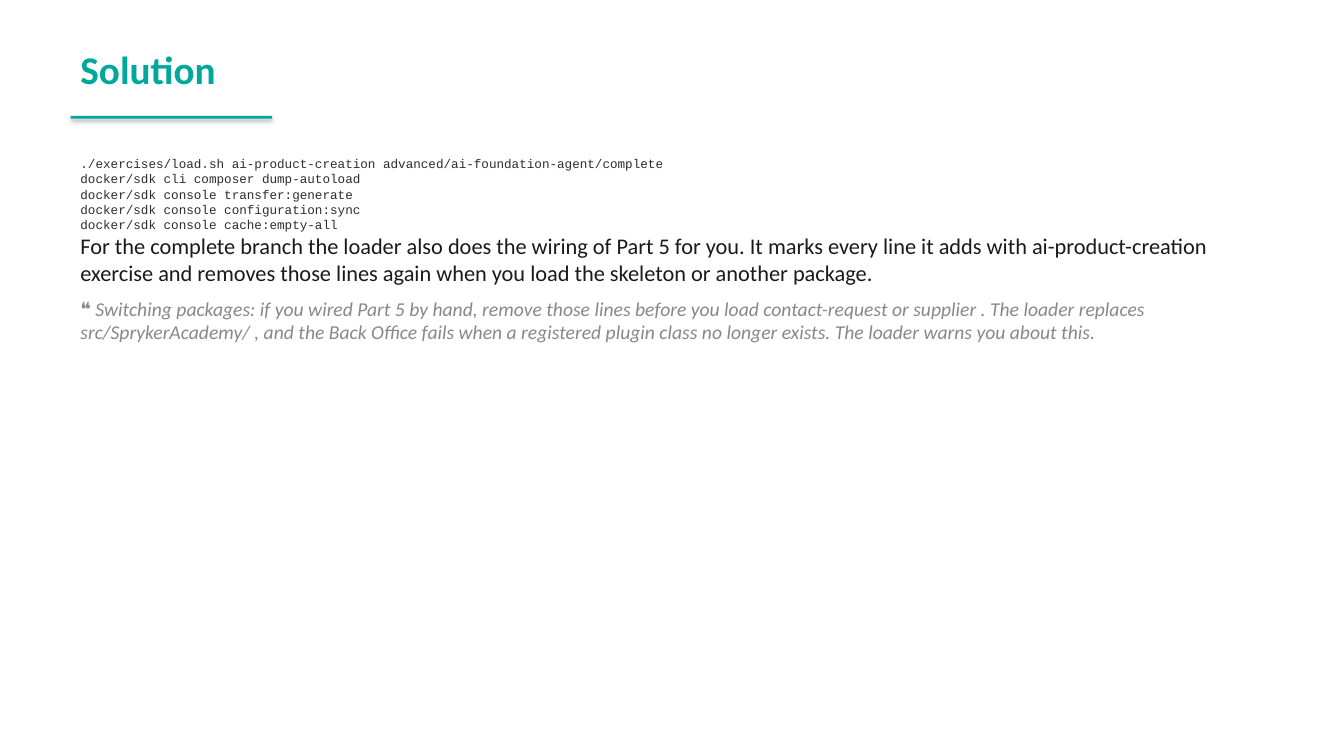
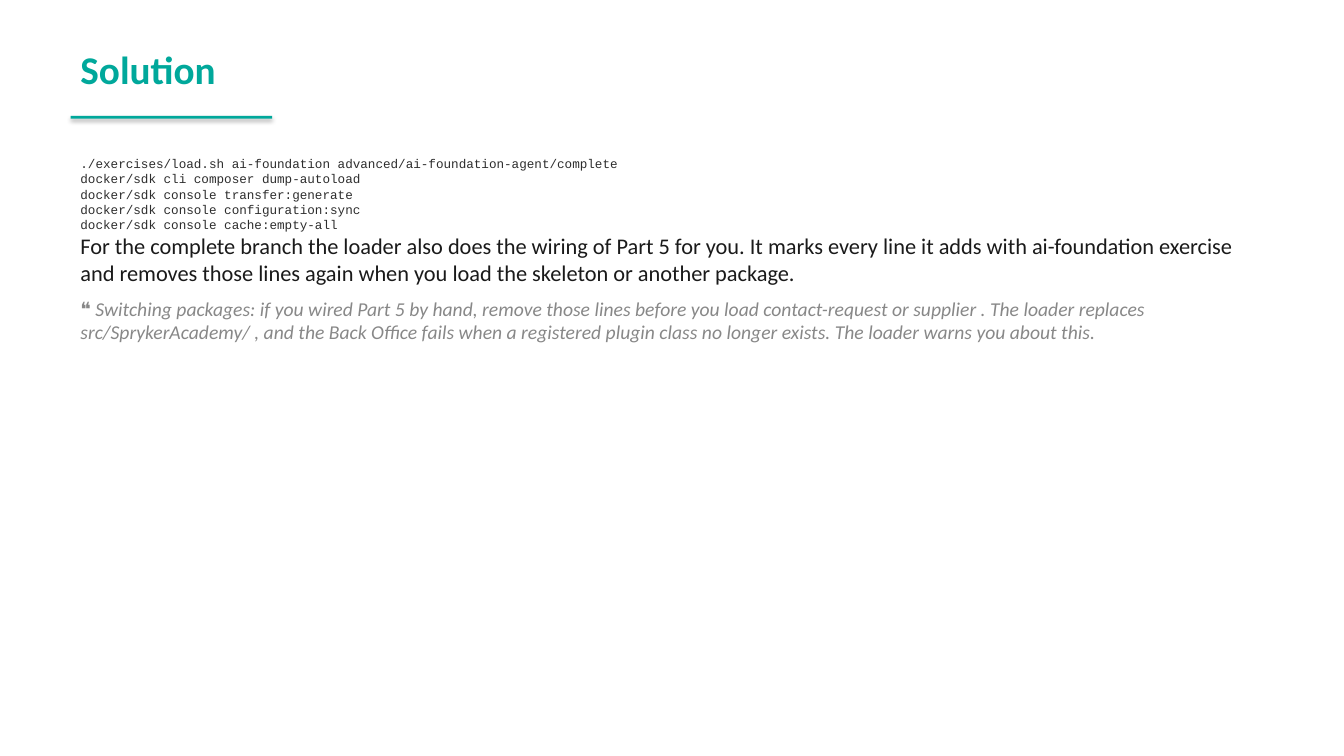
Before and after one commit to spryker-academy/instructor-exercises, a slide deck: slide 69 of guides-pptx/spryker-academy-ai.pptx (slide 51 before the commit). Drawn at 1344x756 pixels with LibreOffice and Linux fonts; fonts in the diff are those of the drawing. Boxes give left, top, right and bottom in pixels: in the first picture for what was removed or moved away, otherwise in the second. Text is boxed around its words. In the diff, an @@ line names an element or a change of style, - is before the commit and + after.

```diff
--- a/guides-pptx/spryker-academy-ai.pptx
+++ b/guides-pptx/spryker-academy-ai.pptx
@@ text at [80, 159, 618, 171]: text changed @@
-./exercises/load.sh ai-product-creation advanced/ai-foundation-agent/complete
+./exercises/load.sh ai-foundation advanced/ai-foundation-agent/complete
@@ text at [80, 238, 1232, 285]: text changed @@
-For the complete branch the loader also does the wiring of Part 5 for you. It marks every line it adds with ai-product-creation exercise and removes those lines again when you load the skeleton or another package.
+For the complete branch the loader also does the wiring of Part 5 for you. It marks every line it adds with ai-foundation exercise and removes those lines again when you load the skeleton or another package.
```
Also in this commit, not shown: 9 other slides changed, 18 slides added, 11 other files.
